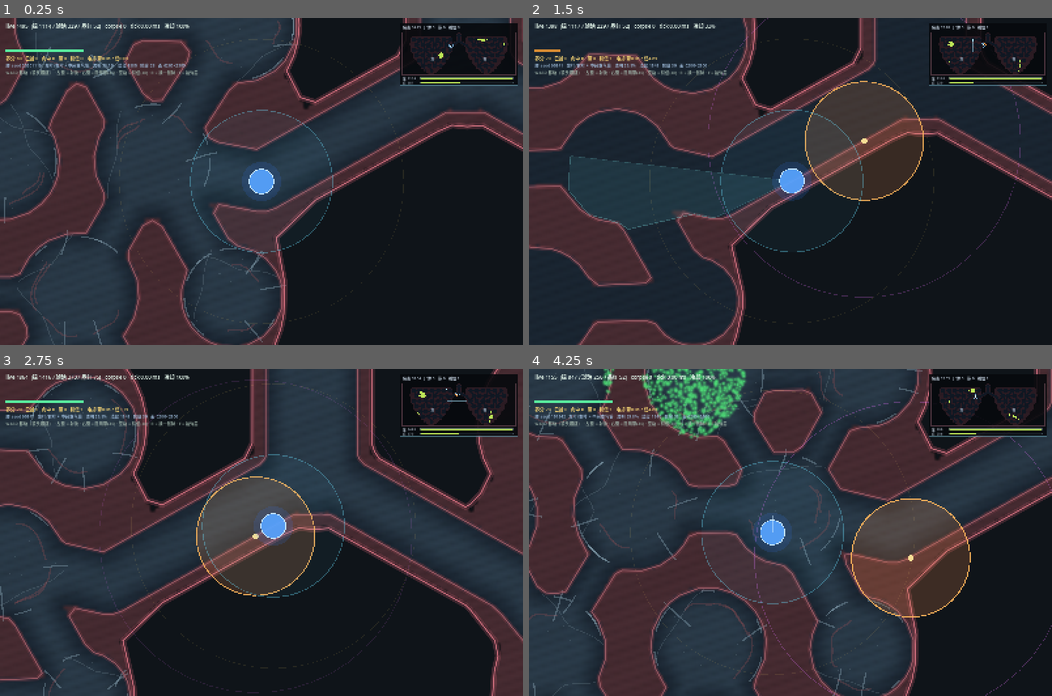
Above: before the commit, frames 1-4 (two rows, left to right).
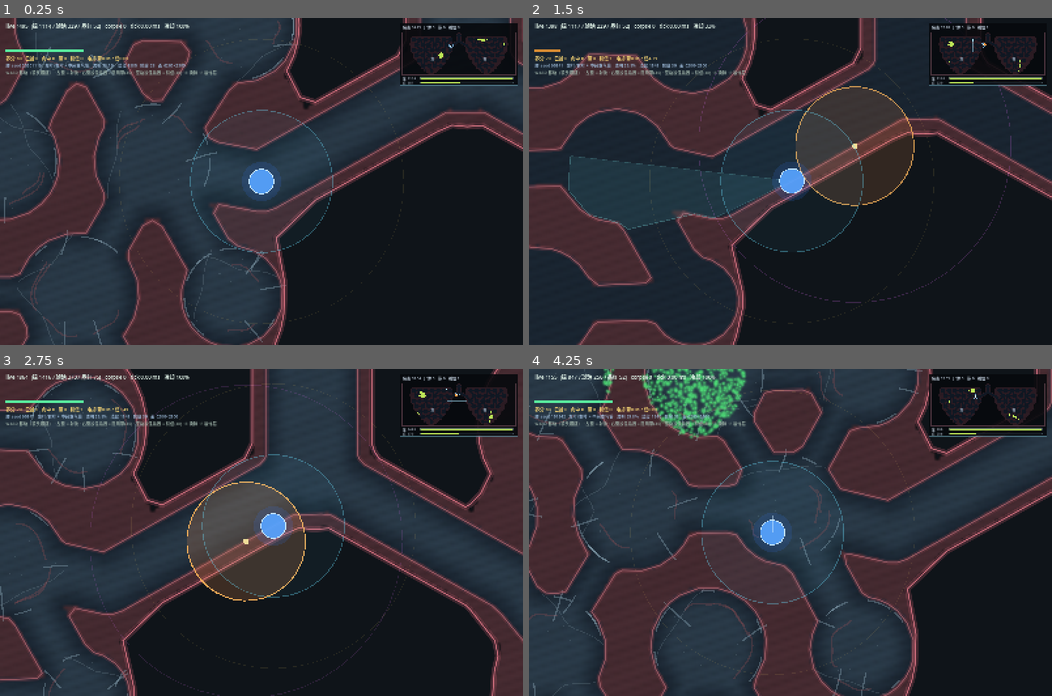
Above: after the commit, the same moments.

Repository: yanyanzi620/gamecreation
Game: Godot game, scene res://scenes/main.tscn
Same seed, same stepped clock (60 frames per second), same inputs: the game is played once before the commit and once after it.
Inputs (mouse positions are in pixels of both pictures, inside the frame that each line leads up to):
- Up to frame 1 (0.25 s): no input
- Up to frame 2 (1.5 s): tap Enter at 0.5 s; move the mouse to (905, 165) at 0.52 s; hold D 0.53-1.25 s; tap F at 0.6 s; click (905, 165) at 0.67 s; tap Space at 0.77, 1.07 s; tap R at 0.8 s; drag from (685, 197) to (764, 246) at 1.27 s
- Up to frame 3 (2.75 s): move the mouse to (313, 460) at 2.02 s; hold D from 2.03 s (still down); tap Space at 2.1 s; click (313, 460) at 2.17 s; tap F at 2.3 s
- Up to frame 4 (4.25 s): release D at 2.75 s; drag from (764, 597) to (633, 483) at 2.77 s; move the mouse to (947, 581) at 3.52 s; hold A from 3.53 s (still down); tap R at 3.6 s; click (947, 581) at 3.67 s; tap Space at 3.77, 3.8, 4.07 s

The runs differ from the first frame. In frame 1, 0.2% of the frame differs, in the area x 17-42%, y 16-18%; in frame 2, 2.4%; in frame 3, 2.6%; in frame 4, 6.8%, in the area x 3-100%, y 2-100%.

Commit message:
feat(aim): 阻隔带/引信改为拖拽释放，阻隔带恒垂直于指向且不再插进肉壁
交互
- 阻隔带：按住右键拖拽定位、松开落位；方向恒垂直于「单元 -> 光标」连线
  距离 90~560（拖多远落多远），满长由 400 减半到 200
- 引信：按住空格拖拽定位、松开落位；落点最远 420，落进肉壁会被吸到最近流明
- 养分不足也进瞄准态（预览变红），玩家能分清「钱不够」和「键坏了」

阻隔带加碰撞检测（本轮的关键）
- OrganMap.clip_span()：把带子两端裁进可通行区，两端不许插进组织
- 裁到短于 BLOCK_MIN_USABLE(70) 就放不下来；中心点被墙怼住则整体不放
- 栅格(8px) 会漏极薄的褶皱，所以裁完再用轮廓段 blocked() 精确复核一遍

瞄准预览（新模块 units/tools/aim_preview.gd）
- 只画「松开后会落在哪」，几何与落位同源：都问 VirusPopulation.resolve_block()
- 青=可放 / 橙叉=几何放不下 / 红=养分或冷却不够；两端黄色横杠 = 这段被肉壁吃掉了

验收
- 新增 --aim 四连拍（阻隔带可放 / 养分不足 / 引信 / 真放下后）并实跑落位接口
- 新增 scripts/debug/aim_probe.gd：7680 次随机落位，端点插肉壁=3(栅格半格偏差)、整条穿墙=0
- 实测：可放 82.6%，83% 的成功落位被肉壁裁短，均长 127/200；--shot 铺带后 band_clip=9 / max_reach=375
- 地图自测 34/34 PASS、贴墙滑行 830 vs 101 不变

Diff:
--- a/scripts/core/balance.gd
+++ b/scripts/core/balance.gd
@@ -128,8 +128,12 @@
 
 
 # ============================================================ 手段 · 阻隔带
-const BLOCK_LEN := 400.0         # 固定长度；调大 = 更容易整条封死
-const BLOCK_OFFSET := 220.0      # 落在单元正前方多远
+# 释放方式：按住右键 -> 鼠标拖拽定位 -> 松开落位（拖拽方向 = 你要挡的那条来路）
+# 带子方向恒垂直于「单元 → 鼠标」连线，长度固定，两端会被肉壁裁短（不许穿进组织）
+const BLOCK_LEN := 200.0         # 带子满长（原 400 的一半）；调大 = 更容易整条封死
+const BLOCK_RANGE_MIN := 90.0    # 最近能放多远；调小 = 能贴脚封路（也容易把自己封死）
+const BLOCK_RANGE_MAX := 560.0   # 最远能放多远（一格腔室量级）；调大 = 远程封路更省事
+const BLOCK_MIN_USABLE := 70.0   # 被肉壁裁完短于这个就不让放（太窄的缝本来也堵不住）
 const BLOCK_ARM := 0.45          # 闪烁多久才生效（生效前只减速、不拦人）
 const BLOCK_LIFE := 30.0         # 生效后存活多久，到点自溶
 const BLOCK_SLACK := 12.0        # 端点容差
@@ -137,11 +141,13 @@
 
 
 # ============================================================ 手段 · 引信
+# 释放方式：按住空格 -> 鼠标拖拽定位 -> 松开落位
+# 内圈清场、外圈只吸跳跃链；落点不能超出 FUSE_RANGE_MAX（否则可以隔着整叶扔）
 const FUSE_KILL := 125.0         # 内圈：圆盘/带状/链，进圈即消融
 const FUSE_PULL := 330.0         # 外圈：只对跳跃链生效的引力范围
 const FUSE_SPEED := 250.0        # 链被拽的速度；调大 = 吸得更快更狠
 const FUSE_LIFE := 3.0           # 引信维持多久
-const FUSE_OFFSET := 270.0       # 落在单元正前方多远
+const FUSE_RANGE_MAX := 420.0    # 落点距单元的最远距离；调大 = 丢得更远
 const FUSE_MAX := 3              # 同时最多几枚
 
 
--- /dev/null
+++ b/scripts/debug/aim_probe.gd
@@ -0,0 +1,105 @@
+extends SceneTree
+# ============================================================
+# 阻隔带落位探针 —— 只验证几何不变量，不碰模拟
+#
+# 跑法：
+#   <godot_console> --headless --path E:\gamecreation --script res://scripts/debug/aim_probe.gd
+#
+# 验证什么（任一条挂了就是落位逻辑坏了）：
+#   1. 带子两端不许在肉壁里（solid_point == false）
+#   2. 带子中间不许穿墙（line_free 全段为真）
+#   3. 裁完短于 BLOCK_MIN_USABLE 时不许返回 ok
+#   4. 距离必须落在 BLOCK_RANGE_MIN ~ BLOCK_RANGE_MAX 内
+# 统计什么（用来判断「能不能放得下来」的手感是否合理）：
+#   ok 率 / 被肉壁裁短的比例 / 平均长度 / 放不下的原因占比
+# ============================================================
+
+const Virus = preload("res://scripts/world/virus_population.gd")
+
+func _init() -> void:
+	var m: OrganMap = LungGen.new().build(Balance.DEFAULT_SEED, Vector2(Balance.ARENA_W, Balance.ARENA_H))
+	var pop = Virus.new()
+	pop.bind_organ(m)
+
+	var rng := RandomNumberGenerator.new()
+	rng.seed = 424242
+	var dists: Array[float] = [Balance.BLOCK_RANGE_MIN, 200.0, 360.0, Balance.BLOCK_RANGE_MAX]
+
+	var tries := 0
+	var oks := 0
+	var trimmed := 0
+	var too_short := 0
+	var too_close := 0
+	var len_sum := 0.0
+	var len_min := 1.0e9
+	var bad_endpoint := 0
+	var bad_line := 0
+	var raster_miss := 0
+	var bad_dist := 0
+	var dist_hist: Array[int] = []
+
+	for k in range(240):
+		var o: Vector2 = m.random_free_point(rng, Balance.PLAYER_R + 4.0)
+		if not m.is_main_walkable(o):
+			continue
+		for di in range(dists.size()):
+			var want: float = dists[di]
+			for a in range(8):
+				var ang := TAU * float(a) / 8.0
+				var dir := Vector2(cos(ang), sin(ang))
+				tries += 1
+				var r: Dictionary = pop.resolve_block(o, dir, want)
+				if not bool(r["ok"]):
+					# 分清「太窄」和「贴墙」两种失败，方便判断该调哪个数
+					match String(r.get("why", "")):
+						"too_narrow":
+							too_short += 1
+						_:
+							too_close += 1
+					continue
+				oks += 1
+				var a2: Vector2 = r["a"]
+				var b2: Vector2 = r["b"]
+				var ln := a2.distance_to(b2)
+				len_sum += ln
+				len_min = minf(len_min, ln)
+				if float(r["trim"]) > 4.0:
+					trimmed += 1
+				var dist_used := float(r["dist"])
+				# 距离不变量：永远不许超过上限；低于下限只允许「被肉壁推近」这一种情况
+				if dist_used > Balance.BLOCK_RANGE_MAX + 1.0:
+					bad_dist += 1
+				elif dist_used < Balance.BLOCK_RANGE_MIN - 1.0 and not bool(r["capped"]):
+					bad_dist += 1
+				dist_hist.append(int(dist_used))
+				# 不变量 1：两端不在肉壁（用栅格口径；轮廓与栅格在边界上会有不到一格的偏差，
+				#            所以允许极小比例，超出就说明裁短逻辑真的坏了）
+				if m.solid_point(a2) or m.solid_point(b2):
+					bad_endpoint += 1
+				# 不变量 2：整条线不穿墙（用「轮廓段精确判定」，跟渲染出来的是同一份几何）
+				if m.blocked(a2, b2):
+					bad_line += 1
+				# 参考指标：栅格口径（8px 采样，会漏极薄的褶皱，不当失败用）
+				if not m.line_free(a2.x, a2.y, b2.x, b2.y):
+					raster_miss += 1
+
+	var mean_len := len_sum / float(maxi(1, oks))
+	var med_dist := 0
+	if not dist_hist.is_empty():
+		var hs: Array = dist_hist
+		hs.sort()
+		med_dist = int(hs[hs.size() / 2])
+
+	print("[AIM] tries=%d ok=%d (%.1f%%) trimmed=%d(%.0f%% of ok) too_short=%d too_close=%d" % [
+		tries, oks, float(oks) * 100.0 / float(maxi(1, tries)),
+		trimmed, float(trimmed) * 100.0 / float(maxi(1, oks)), too_short, too_close
+	])
+	print("[AIM] len mean=%.0f min=%.0f (满长 %.0f) | dist median=%d | 违规 endpoint=%d line=%d dist=%d | 栅格穿线(参考)=%d" % [
+		mean_len, len_min, Balance.BLOCK_LEN, med_dist, bad_endpoint, bad_line, bad_dist, raster_miss
+	])
+	# 边界容差：轮廓与栅格在相切褶皱处可能差不到一格，允许 endpoint 违规 ≤ 0.2%
+	var endpoint_limit := int(ceil(float(oks) * 0.002))
+	var pass_all := bad_line == 0 and bad_dist == 0 and oks > 0 and bad_endpoint <= endpoint_limit
+	print("AIM PROBE: %s  (endpoint 容差 %d)" % ["PASS" if pass_all else "FAIL", endpoint_limit])
+	pop.free()   # 探针里的 Virus 是裸建的节点，手动释放，免得退出时刷 "resources still in use"
+	quit()
--- a/scripts/debug/auto_sequence.gd
+++ b/scripts/debug/auto_sequence.gd
@@ -3,7 +3,10 @@
 # 自动验收 / 压测 / 截图 —— 只在命令行带参数时运行，绝不参与正常游戏
 #
 #   -- --shot        四张实拍（射流 / 尸体 / 阻隔带挡弹道 / 引信），约 27s 后自动退出
+#   -- --aim         瞄准预览三连拍（阻隔带可放 / 阻隔带放不下 / 引信），并验证落位接口
 #   -- --overview    全图俯瞰，核对器官轮廓与肺泡尺寸
+#   -- --stress      只跑病毒模拟 3600 帧，量「几万颗时单帧还撑不撑得住」
+#   -- --walk        贴墙滑行自测：新逻辑 vs 旧「只走一个轴」的 A/B 对比
 #   -- --stress      只跑病毒模拟 3600 帧，量「几万颗时单帧还撑不撑得住」
 #   -- --walk        贴墙滑行自测：新逻辑 vs 旧「只走一个轴」的 A/B 对比
 #
@@ -26,12 +29,14 @@
 
 func wants_run() -> bool:
 	var a := OS.get_cmdline_user_args()
-	return a.has("--shot") or a.has("--overview") or a.has("--stress") or a.has("--walk")
+	return a.has("--shot") or a.has("--aim") or a.has("--overview") or a.has("--stress") or a.has("--walk")
 
 
 func run() -> void:
 	var a := OS.get_cmdline_user_args()
-	if a.has("--overview"):
+	if a.has("--aim"):
+		await _aim()
+	elif a.has("--overview"):
 		await _overview()
 	elif a.has("--stress"):
 		_stress()
@@ -39,6 +44,58 @@
 		_walk()
 	else:
 		await _shot()
+
+
+# ============================================================ 瞄准预览三连拍
+# 拖拽瞄准是纯输入层的东西，命令行里没法真的拖鼠标；这里直接驱动预览层，
+# 目的是用画面确认「预览看到的」和「落下去的」是同一份几何。
+func _aim() -> void:
+	await get_tree().create_timer(0.60).timeout
+	var origin: Vector2 = host.player_unit.position
+	var aim := Vector2.RIGHT
+	var open_reach := 0.0
+	for k in range(24):
+		var ang := TAU * float(k) / 24.0
+		var d := Vector2(cos(ang), sin(ang))
+		var r := 0.0
+		while r < 520.0 and not host._map.solid_point(origin + d * (r + 20.0)):
+			r += 20.0
+		if r > open_reach:
+			open_reach = r
+			aim = d
+
+	# ① 阻隔带：能放（青色）—— 两端被肉壁裁短的话会看到两道黄色横杠
+	var good: Vector2 = origin + aim * minf(open_reach - 40.0, 300.0)
+	host.preview.set_block(origin, good, true, Balance.BLOCK_RANGE_MAX)
+	await get_tree().create_timer(0.20).timeout
+	_save("res://aim_block.png")
+
+	# ② 阻隔带：养分不够（红色）—— 拖拽照旧、只是不能落位，给玩家的即时反馈
+	host.preview.set_block(origin, good, false, Balance.BLOCK_RANGE_MAX)
+	await get_tree().create_timer(0.20).timeout
+	_save("res://aim_block_low.png")
+
+	# ③ 引信：可放（青色双圈：内圈清场 / 外圈只吸跳跃链）
+	var fuse_spot: Vector2 = origin + aim * minf(open_reach - 30.0, Balance.FUSE_RANGE_MAX)
+	host.preview.set_fuse(origin, fuse_spot, true, Balance.FUSE_RANGE_MAX)
+	await get_tree().create_timer(0.20).timeout
+	_save("res://aim_fuse.png")
+	host.preview.clear()
+
+	# 落位接口真跑一遍（养分给够，否则第二条会被余额挡掉，测不到几何）
+	host.aura.nutrient = 120
+	var ok_block: bool = host.place_block_at(good)
+	var ok_fuse: bool = host.place_fuse_at(fuse_spot)
+	var span: Array = host.pop.block_span(0)
+	var blen := float(span[2]) if span.size() >= 3 else -1.0
+	print("[AIM] block=%s len=%.0f (满长 %.0f) | fuse=%s | nut=%d blocks=%d fuses=%d" % [
+		str(ok_block), blen, Balance.BLOCK_LEN,
+		str(ok_fuse), host.aura.nutrient, host.pop.block_count(), host.pop.fuse_count()
+	])
+	await get_tree().create_timer(0.90).timeout
+	_save("res://aim_placed.png")
+	get_tree().quit()
+
 
 
 # ============================================================ 俯瞰
--- a/scripts/main.gd
+++ b/scripts/main.gd
@@ -9,19 +9,27 @@
 #   scripts/world/organ_view.gd      地图渲染（含可开关的装饰层）
 #   scripts/world/virus_population.gd 病毒粒子池：扩散 / 尸体 / 阻隔带 / 引信 / 查询
 #   scripts/units/player_unit.gd     免疫单元（位置 / 绘制 / 贴墙滑行）
-#   scripts/units/tools/*            手段：射流、净化场 + 养分拾取
+#   scripts/units/tools/*            手段：射流、净化场 + 养分拾取、瞄准预览
 #   scripts/ui/*                     HUD、小地图
 #   scripts/debug/*                  自测、探针、自动验收
 #
 # 操作
 #   WASD 移动（肉壁和阻隔带都挡人，撞上沿墙滑动）
-#   左键 射流 / 右键 阻隔带(30) / 空格 引信(40) / R 换一张肺 / F 装饰层
+#   左键      射流（点一下即发）
+#   右键      阻隔带(30)：按住拖拽定位，松开落位；带子恒垂直于「单元→光标」连线
+#   空格      引信(40)：按住拖拽定位，松开落位；落点受距离上限约束
+#   R 换一张肺 / F 装饰层
 # 命令行：--seed=NNN 固定地图；--shot / --overview / --stress / --walk 见 scripts/debug/auto_sequence.gd
 # ============================================================
 
 const STEP := 1.0 / 60.0
 const MAX_CATCHUP := 8              # 单帧最多补几次模拟，防止失焦回来疯狂追帧
 const Virus = preload("res://scripts/world/virus_population.gd")
+
+# 瞄准态：按住 -> 拖拽 -> 松开落位
+const MODE_NONE := 0
+const MODE_BLOCK := 1
+const MODE_FUSE := 2
 
 var pop
 var player_unit
@@ -31,6 +39,7 @@
 var aura
 var hud
 var auto_seq
+var preview
 
 var map_seed := Balance.DEFAULT_SEED
 
@@ -41,6 +50,7 @@
 var _blk_cd := 0.0
 var _fuse_cd := 0.0
 var _tick_us := 0
+var _aim := MODE_NONE
 
 
 func _ready() -> void:
@@ -94,6 +104,13 @@
 	player_unit.name = "Unit"
 	player_unit.z_index = 0
 	add_child(player_unit)
+
+	# 瞄准预览画在单元之上（z 3），只画「松开后会落在哪」
+	preview = load("res://scripts/units/tools/aim_preview.gd").new()
+	preview.name = "AimPreview"
+	preview.z_index = 3
+	add_child(preview)
+	preview.bind(pop)
 
 	cam = Camera2D.new()
 	cam.name = "Cam"
@@ -230,30 +247,98 @@
 func _unhandled_input(e: InputEvent) -> void:
 	if e is InputEventKey:
 		var k := e as InputEventKey
-		if not k.pressed or k.echo:
+		if k.echo:
 			return
 		if k.keycode == KEY_SPACE:
-			place_fuse_at(get_global_mouse_position())
-		elif k.keycode == KEY_F:
+			# 按住空格 -> 拖拽瞄准；松开 -> 落位
+			# 养分不够也进瞄准态：预览会变红，玩家知道是「钱不够」而不是「键坏了」
+			if k.pressed:
+				_aim = MODE_FUSE
+			elif _aim == MODE_FUSE:
+				_commit_fuse()
+			return
+		if not k.pressed:
+			return
+		if k.keycode == KEY_F:
 			if view != null:
 				view.set_decor_on(not view.decor_on)
 				print("[DECOR] on=%s" % str(view.decor_on))
 		elif k.keycode == KEY_R:
+			_aim = MODE_NONE
+			preview.clear()
 			_reseed(true)
 		return
 
 	if not (e is InputEventMouseButton):
 		return
 	var mb := e as InputEventMouseButton
-	if not mb.pressed:
+	if mb.button_index == MOUSE_BUTTON_LEFT:
+		if mb.pressed:
+			fire_at(get_global_mouse_position())
 		return
-	var pos := get_global_mouse_position()
-	if mb.button_index == MOUSE_BUTTON_LEFT:
-		fire_at(pos)
-	elif mb.button_index == MOUSE_BUTTON_RIGHT:
-		if _blk_cd <= 0.0:
-			if place_block_at(pos):
-				_blk_cd = Balance.BLOCK_COOLDOWN
+	if mb.button_index == MOUSE_BUTTON_RIGHT:
+		# 按住右键 -> 拖拽瞄准；松开 -> 落位（养分/冷却不够时预览是红的）
+		if mb.pressed:
+			_aim = MODE_BLOCK
+		elif _aim == MODE_BLOCK:
+			_commit_block()
+
+
+# ------------------------------------------------------------ 瞄准与落位
+
+func _can_block() -> bool:
+	return _blk_cd <= 0.0 and aura.nutrient >= Balance.BLOCK_COST
+
+
+func _can_fuse() -> bool:
+	return _fuse_cd <= 0.0 and aura.nutrient >= Balance.FUSE_COST
+
+
+# 把光标夹到「本次手段允许的距离」上：阻隔带有近/远两头，引信只有远头
+func _aim_spot() -> Vector2:
+	var d: Vector2 = get_global_mouse_position() - player_unit.position
+	var lim: float = Balance.BLOCK_RANGE_MAX if _aim == MODE_BLOCK else Balance.FUSE_RANGE_MAX
+	var lo: float = Balance.BLOCK_RANGE_MIN if _aim == MODE_BLOCK else 0.0
+	var dl := d.length()
+	if dl < 1.0:
+		d = Vector2.RIGHT
+		dl = 1.0
+	return player_unit.position + d.normalized() * clampf(dl, lo, lim)
+
+
+# 引信不能落在肉壁里：往流明吸一下；吸不到就算放不下
+func _fuse_spot(at: Vector2) -> Vector2:
+	var spot := at
+	if _map.solid_point(spot):
+		spot = _map.nearest_free(spot, 80.0)
+		if spot.x < 0.0:
+			return Vector2(-1.0, -1.0)
+	return spot
+
+
+func _update_aim() -> void:
+	if _aim == MODE_NONE:
+		return
+	var spot := _aim_spot()
+	if _aim == MODE_BLOCK:
+		preview.set_block(player_unit.position, spot, _can_block(), Balance.BLOCK_RANGE_MAX)
+	else:
+		var fs := _fuse_spot(spot)
+		preview.set_fuse(player_unit.position, fs, _can_fuse() and fs.x >= 0.0, Balance.FUSE_RANGE_MAX)
+
+
+func _commit_block() -> void:
+	var spot := _aim_spot()
+	_aim = MODE_NONE
+	preview.clear()
+	place_block_at(spot)
+
+
+func _commit_fuse() -> void:
+	var spot := _aim_spot()
+	_aim = MODE_NONE
+	preview.clear()
+	place_fuse_at(spot)
 
 
 # ============================================================ 手段（供输入与自动验收共用）
@@ -265,30 +350,30 @@
 	return jet.fire(player_unit.position, d)
 
 
+# target 就是「带子中心要落在哪」：方向 = 单元→target，带子垂直于它
 func place_block_at(target: Vector2) -> bool:
-	if aura.nutrient < Balance.BLOCK_COST:
+	if not _can_block():
 		return false
 	var d: Vector2 = target - player_unit.position
 	if d.length() < 1.0:
 		d = Vector2.RIGHT
-	if not pop.place_block(player_unit.position, d):
+	if not pop.place_block(player_unit.position, d, d.length()):
 		return false
 	aura.nutrient -= Balance.BLOCK_COST
+	_blk_cd = Balance.BLOCK_COOLDOWN
 	return true
 
 
 func place_fuse_at(target: Vector2) -> bool:
-	if _fuse_cd > 0.0 or aura.nutrient < Balance.FUSE_COST:
+	if not _can_fuse():
 		return false
 	var d: Vector2 = target - player_unit.position
 	if d.length() < 1.0:
 		d = Vector2.RIGHT
-	var spot: Vector2 = player_unit.position + d.normalized() * Balance.FUSE_OFFSET
-	# 引信不能丢在肉壁里，往流明吸一下
-	if _map.solid_point(spot):
-		spot = _map.nearest_free(spot, 80.0)
-		if spot.x < 0.0:
-			return false
+	var spot: Vector2 = player_unit.position + d.normalized() * minf(d.length(), Balance.FUSE_RANGE_MAX)
+	spot = _fuse_spot(spot)
+	if spot.x < 0.0:
+		return false
 	if not pop.add_fuse(spot):
 		return false
 	aura.nutrient -= Balance.FUSE_COST
@@ -309,6 +394,7 @@
 	if Input.is_key_pressed(KEY_S) or Input.is_key_pressed(KEY_DOWN):
 		mv.y += 1.0
 	player_unit.move_input(mv, delta)
+	_update_aim()
 
 	if cam != null:
 		cam.position = player_unit.position
--- a/scripts/ui/hud.gd
+++ b/scripts/ui/hud.gd
@@ -32,7 +32,7 @@
 	add_child(mini)
 
 	_hint = _label(Vector2(18.0, 156.0), 13, Color(0.60, 0.68, 0.64))
-	_hint.text = "WASD 移动（镜头跟随） · 左键 = 射流 · 右键 = 阻隔带(30) · 空格 = 引信(40) · R = 换一张肺 · F = 装饰层"
+	_hint.text = "WASD 移动（镜头跟随） · 左键 = 射流 · 右键按住拖拽 = 阻隔带(30) · 空格按住拖拽 = 引信(40) · R 换肺 · F 装饰层"
 
 
 func _label(pos: Vector2, size: int, col: Color) -> Label:
--- /dev/null
+++ b/scripts/units/tools/aim_preview.gd
@@ -0,0 +1,132 @@
+extends Node2D
+# ============================================================
+# 瞄准预览层 —— 只回答「松开之后会落在哪」，不做任何落位判定
+#
+# 为什么不写进 virus_population：
+#   那里是模拟 + 渲染，加进瞄准态会让「模拟」多一份临时状态；
+#   预览只读几何（几何一律问 pop.resolve_block），落位仍由 pop 负责。
+#
+# 几何来源必须和真正落位同源：
+#   阻隔带 -> pop.resolve_block()  （含肉壁裁短、距离夹取）
+#   引信   -> main 算好的最终落点（含避开肉壁），这里只画
+# ============================================================
+
+const MODE_NONE := 0
+const MODE_BLOCK := 1
+const MODE_FUSE := 2
+
+var pop = null
+
+var mode := MODE_NONE
+var origin := Vector2.ZERO
+var target := Vector2.ZERO
+var limit := 0.0
+var valid := true
+
+var _geom: Dictionary = {}
+
+
+func bind(p) -> void:
+	pop = p
+
+
+func clear() -> void:
+	if mode == MODE_NONE:
+		return
+	mode = MODE_NONE
+	_geom = {}
+	queue_redraw()
+
+
+# 阻隔带：origin = 单元，target = 拖拽到的落点（已夹在距离范围内）
+func set_block(o: Vector2, t: Vector2, ok: bool, max_range: float) -> void:
+	mode = MODE_BLOCK
+	origin = o
+	target = t
+	valid = ok
+	limit = max_range
+	_geom = pop.resolve_block(o, t - o, o.distance_to(t)) if pop != null else {}
+	queue_redraw()
+
+
+# 引信：spot 是 main 算好的最终落点；spot.x < 0 表示这地方放不了
+func set_fuse(o: Vector2, spot: Vector2, ok: bool, max_range: float) -> void:
+	mode = MODE_FUSE
+	origin = o
+	target = spot if spot.x >= 0.0 else o
+	valid = ok
+	limit = max_range
+	queue_redraw()
+
+
+func _draw() -> void:
+	if mode == MODE_NONE:
+		return
+	var base := _col()
+	# 距离保单环：一眼看出最远能拖到哪
+	if limit > 0.0:
+		draw_arc(origin, limit, 0.0, TAU, 88, Color(base.r, base.g, base.b, 0.16), 1.5)
+	_dash(origin, target, Color(base.r, base.g, base.b, 0.30), 1.5, 16.0, 11.0)
+	if mode == MODE_BLOCK:
+		_block_viz(base)
+	elif mode == MODE_FUSE:
+		_fuse_viz(base)
+
+
+# 颜色 = 当前能不能放：青 = 可以，橙 = 几何放不下，红 = 养分/冷却不够
+func _col() -> Color:
+	if not valid:
+		return Color(1.0, 0.36, 0.32)
+	if mode == MODE_BLOCK and not bool(_geom.get("ok", false)):
+		return Color(1.0, 0.62, 0.30)
+	return Color(0.62, 0.98, 1.0)
+
+
+func _block_viz(base: Color) -> void:
+	if not bool(_geom.get("ok", false)):
+		# 这地方塞不下：落点打叉，别让玩家以为放上了
+		_cross(target, 18.0, Color(1.0, 0.36, 0.32, 0.9))
+		return
+	var a: Vector2 = _geom["a"]
+	var b: Vector2 = _geom["b"]
+	draw_line(a, b, Color(base.r, base.g, base.b, 0.16), 18.0)
+	draw_line(a, b, Color(base.r, base.g, base.b, 0.85), 3.0)
+	draw_circle(a, 6.0, Color(base.r, base.g, base.b, 0.95))
+	draw_circle(b, 6.0, Color(base.r, base.g, base.b, 0.95))
+	# 被肉壁吃掉的部分：两端画一道横杠，意思是「只能封到这儿」
+	if float(_geom.get("trim", 0.0)) > 4.0:
+		var dir: Vector2 = (b - a).normalized()
+		var nrm: Vector2 = Vector2(-dir.y, dir.x) * 12.0
+		var warn := Color(1.0, 0.86, 0.35, 0.85)
+		draw_line(a - nrm, a + nrm, warn, 2.0)
+		draw_line(b - nrm, b + nrm, warn, 2.0)
+
+
+func _fuse_viz(base: Color) -> void:
+	var c: Vector2 = target
+	var pulse := 0.55 + 0.45 * absf(sin(float(Time.get_ticks_msec()) * 0.006))
+	# 外圈：只吸跳跃链
+	draw_arc(c, Balance.FUSE_PULL, 0.0, TAU, 64, Color(0.86, 0.42, 0.95, 0.14 + 0.16 * pulse), 1.5)
+	# 内圈：真正清场的范围
+	draw_circle(c, Balance.FUSE_KILL, Color(base.r, base.g, base.b, 0.10))
+	draw_arc(c, Balance.FUSE_KILL, 0.0, TAU, 48, Color(base.r, base.g, base.b, 0.62), 2.5)
+	draw_circle(c, 5.0, Color(base.r, base.g, base.b, 0.95))
+	if not valid:
+		_cross(c, 14.0, Color(1.0, 0.36, 0.32, 0.9))
+
+
+func _dash(a: Vector2, b: Vector2, col: Color, w: float, on: float, off: float) -> void:
+	var total := a.distance_to(b)
+	if total < 1.0:
+		return
+	var dir: Vector2 = (b - a) / total
+	var t := 0.0
+	while t < total:
+		var e := minf(t + on, total)
+		draw_line(a + dir * t, a + dir * e, col, w)
+		t = e + off
+
+
+func _cross(c: Vector2, r: float, col: Color) -> void:
+	draw_line(c + Vector2(-r, -r) * 0.7, c + Vector2(r, r) * 0.7, col, 2.0)
+	draw_line(c + Vector2(-r, r) * 0.7, c + Vector2(r, -r) * 0.7, col, 2.0)
--- a/scripts/world/organ_map.gd
+++ b/scripts/world/organ_map.gd
@@ -706,6 +706,51 @@
 
 func is_lumen(p: Vector2) -> bool:
 	return sdf(p) < 0.0
+
+
+# 把「以 center 为中点、沿 axis 铺开、半长 half」的一条直线段裁进可通行区。
+# 阻隔带用它：带子两端不许插进肉壁，所以实际长度可能比 half*2 短。
+#
+# 返回 {a, b, len, trim, ok}
+#   ok=false  = 中心点本身在肉壁里（调用方应先把中心点拉出来）
+#   trim      = 被肉壁吃掉的总长度（0 表示整条都放得下，可以给玩家「被截断」的提示）
+func clip_span(center: Vector2, axis: Vector2, half: float, step: float = 8.0) -> Dictionary:
+	var out := {"a": center, "b": center, "len": 0.0, "trim": half * 2.0, "ok": false}
+	if half <= 0.0:
+		return out
+	var dir := axis.normalized()
+	if dir.length_squared() < 0.0001 or solid_point(center):
+		return out
+	var pos_len := _ray_free(center, dir, half, step)
+	var neg_len := _ray_free(center, -dir, half, step)
+	# 栅格是 8px 一个样本，遇到极薄的褶皱（两条边界相切处的细脖子）会漏一格；
+	# 这里再用「轮廓段精确判定」复核一次：只要中心到端点真的穿墙，就一点点收回来。
+	# 每次调用最多几次 blocked()，只在落位/预览时发生，不进主循环。
+	while pos_len > 0.0 and blocked(center, center + dir * pos_len):
+		pos_len = maxf(0.0, pos_len - step)
+	while neg_len > 0.0 and blocked(center, center - dir * neg_len):
+		neg_len = maxf(0.0, neg_len - step)
+	var a: Vector2 = center + dir * pos_len
+	var b: Vector2 = center - dir * neg_len
+	var total := pos_len + neg_len
+	out["a"] = a
+	out["b"] = b
+	out["len"] = total
+	out["trim"] = half * 2.0 - total
+	out["ok"] = total > 0.0
+	return out
+
+
+# 从 origin 沿 dir 走 max_len，返回「还能走多远」：撞上实心格就停。
+# 最后一步允许不足 step，所以全空时正好返回 max_len。
+func _ray_free(origin: Vector2, dir: Vector2, max_len: float, step: float) -> float:
+	var travelled := 0.0
+	while travelled < max_len:
+		var nxt := minf(step, max_len - travelled)
+		if solid_point(origin + dir * (travelled + nxt)):
+			break
+		travelled += nxt
+	return travelled
 
 
 # 往最近的可通行点吸附（跳跃链落进组织时用）
--- a/scripts/world/virus_population.gd
+++ b/scripts/world/virus_population.gd
@@ -78,7 +78,9 @@
 const BLK_ARM := Balance.BLOCK_ARM
 const BLK_LIFE := Balance.BLOCK_LIFE
 const BLK_LEN := Balance.BLOCK_LEN
-const BLK_OFFSET := Balance.BLOCK_OFFSET
+const BLK_RANGE_MIN := Balance.BLOCK_RANGE_MIN
+const BLK_RANGE_MAX := Balance.BLOCK_RANGE_MAX
+const BLK_MIN_USABLE := Balance.BLOCK_MIN_USABLE
 const BLK_SLACK := Balance.BLOCK_SLACK
 const BLK_STATE_ARM := 0
 const BLK_STATE_ON := 1
@@ -958,29 +960,92 @@
 
 
 # 规则
-#   · 只能落在单元朝前的正前方，不吸附、不拖拽
-#   · 固定长度，释放后先闪烁 BLK_ARM 秒才生效
+#   · 按住右键拖拽定位：拖拽方向 = 来路方向（带子恒垂直于「单元 → 光标」连线）
+#   · 距离受 BLK_RANGE_MIN~MAX 限制；长度固定 BLK_LEN，两端被肉壁裁短（不许插进组织）
+#   · 释放后先闪烁 BLK_ARM 秒才生效
 #   · 生效前已经穿过去的病毒 -> 只有减速（那颗之后繁殖变慢）
 #   · 生效后病毒无法穿过；带子有限长，所以病毒从两端绕过去（绕射）
-#   · 只拦病毒，不拦玩家；BLK_LIFE 秒后自溶
+#   · 拦病毒也拦玩家；BLK_LIFE 秒后自溶
 #   · 与「器官隔离」是两件事：阻隔带永不断血，不会造成坏死
 
 func block_count() -> int:
 	return _blk.size()
 
-func place_block(origin: Vector2, dir: Vector2) -> bool:
+
+# 只给验收用：第 i 条带子的端点与长度（不参与玩法判定）
+func block_span(i: int) -> Array:
+	if i < 0 or i >= _blk.size():
+		return []
+	var a: Vector2 = _blk[i]["a"]
+	var b: Vector2 = _blk[i]["b"]
+	return [a, b, a.distance_to(b)]
+
+
+# 算出「这条带子会落在哪」 —— 预览和真正落位共用同一份几何，避免看到的和放下的不一样。
+# 返回 {ok, a, b, c, len, dist, capped, trim, why}
+#   ok=false   : 落点被肉壁怼住 / 裁完太短，放不下来
+#   dist       : 实际使用的距离（可能因为撞墙比请求的近）
+#   capped     : 距离被 BLK_RANGE_MIN/MAX 夹过，或者被墙推近了
+#   trim       : 两端被肉壁吃掉的总长度（给预览提示用）
+#   why        : 放不下的原因（"dir" / "too_close" / "solid" / "too_narrow"），诊断用
+func resolve_block(origin: Vector2, dir: Vector2, dist: float) -> Dictionary:
+	var out := {"ok": false, "a": origin, "b": origin, "c": origin, "len": 0.0, "dist": 0.0, "capped": false, "trim": 0.0, "why": ""}
 	var d := dir.normalized()
-	if d.length() < 0.01:
-		return false
-	var c := origin + d * BLK_OFFSET
+	if d.length_squared() < 0.0001:
+		out["why"] = "dir"
+		return out
+	var want := clampf(dist, BLK_RANGE_MIN, BLK_RANGE_MAX)
+	var capped := absf(want - dist) > 0.5
+	# 中心点不能落在肉壁里：从单元往外走，撞墙就停在墙前
+	var travel := 0.0
+	while travel < want:
+		var nxt := minf(10.0, want - travel)
+		if organ != null and organ.solid_point(origin + d * (travel + nxt)):
+			break
+		travel += nxt
+	if travel < 12.0:
+		out["why"] = "too_close"
+		return out               # 贴着墙站，前面塞不下一条带子
+	if travel < want:
+		capped = true
+	var c: Vector2 = origin + d * travel
 	var half := BLK_LEN * 0.5
 	var perp := Vector2(-d.y, d.x)
-	var a := c - perp * half
-	var b := c + perp * half
-	# 注意：a/b 是沿带子长度方向铺开的，所以带子的「法线」是 d，不是 perp
-	# 之前这里存成了 perp，导致相交判定算的是「沿带子方向」的坐标，
-	# 两侧的点会得到同一个值 -> 永远判不出穿越 -> 阻隔带一直没真正生效
-	_blk.append({"a": a, "b": b, "n": d, "t": 0.0, "state": BLK_STATE_ARM})
+	var a: Vector2 = c - perp * half
+	var b: Vector2 = c + perp * half
+	var trim := 0.0
+	if organ != null:
+		# 两头往可通行区里裁：带子不许插进肉壁（这就是「加碰撞检测」的落点）
+		var sp: Dictionary = organ.clip_span(c, perp, half, 8.0)
+		if not bool(sp["ok"]):
+			out["why"] = "solid"
+			return out
+		a = sp["a"]
+		b = sp["b"]
+		trim = float(sp["trim"])
+		if float(sp["len"]) < BLK_MIN_USABLE:
+			out["why"] = "too_narrow"
+			out["len"] = float(sp["len"])
+			return out           # 通道太窄，裁完只剩一小截，堵不住任何东西
+	out["a"] = a
+	out["b"] = b
+	out["c"] = c
+	out["len"] = a.distance_to(b)
+	out["dist"] = travel
+	out["capped"] = capped
+	out["trim"] = trim
+	out["ok"] = true
+	return out
+
+
+func place_block(origin: Vector2, dir: Vector2, dist: float) -> bool:
+	var r: Dictionary = resolve_block(origin, dir, dist)
+	if not bool(r["ok"]):
+		return false
+	var d := dir.normalized()
+	# a/b 是沿带子长度方向铺开的，所以带子的「法线」是 d，不是 perp
+	# （早期这里存成 perp，导致相交判定算的是「沿带子方向」的坐标 -> 带子永远不生效）
+	_blk.append({"a": r["a"], "b": r["b"], "n": d, "t": 0.0, "state": BLK_STATE_ARM})
 	queue_redraw()
 	return true
 
Not shown, added: scripts/debug/aim_probe.gd.uid
Not shown, added: scripts/units/tools/aim_preview.gd.uid
Not shown, changed: docs/任务看板.md
Not shown, changed: docs/病毒模型与攻击机制.md
Not shown, changed: docs/系统设计书.md
